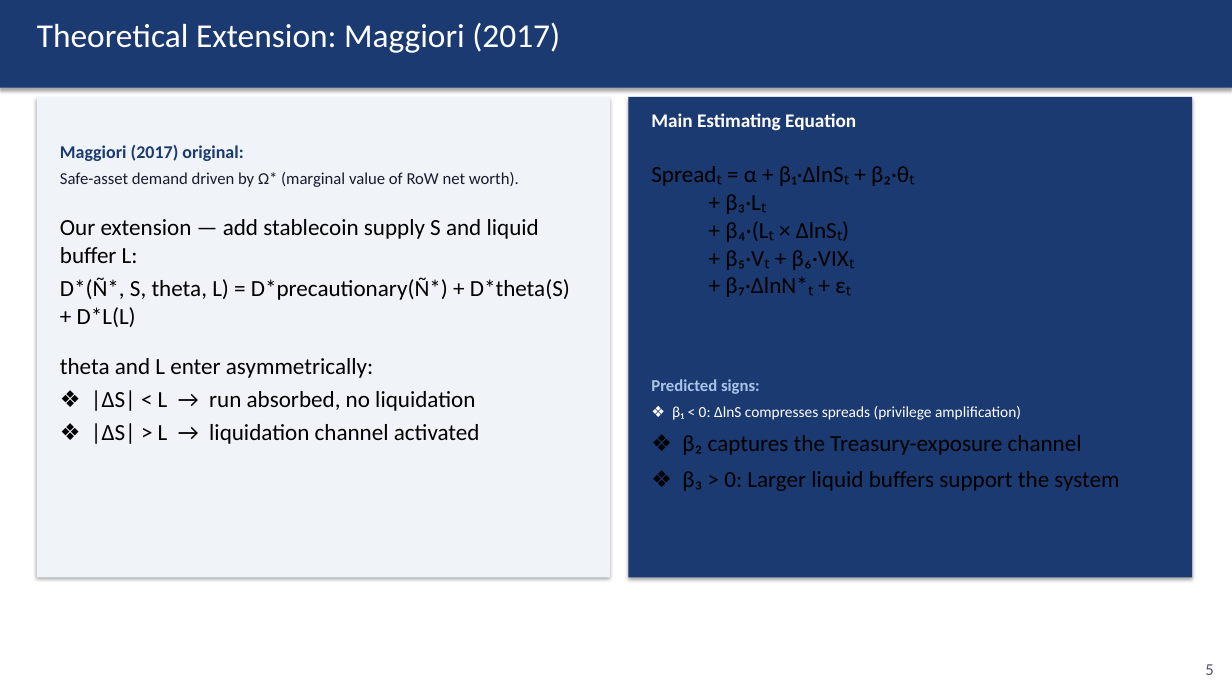
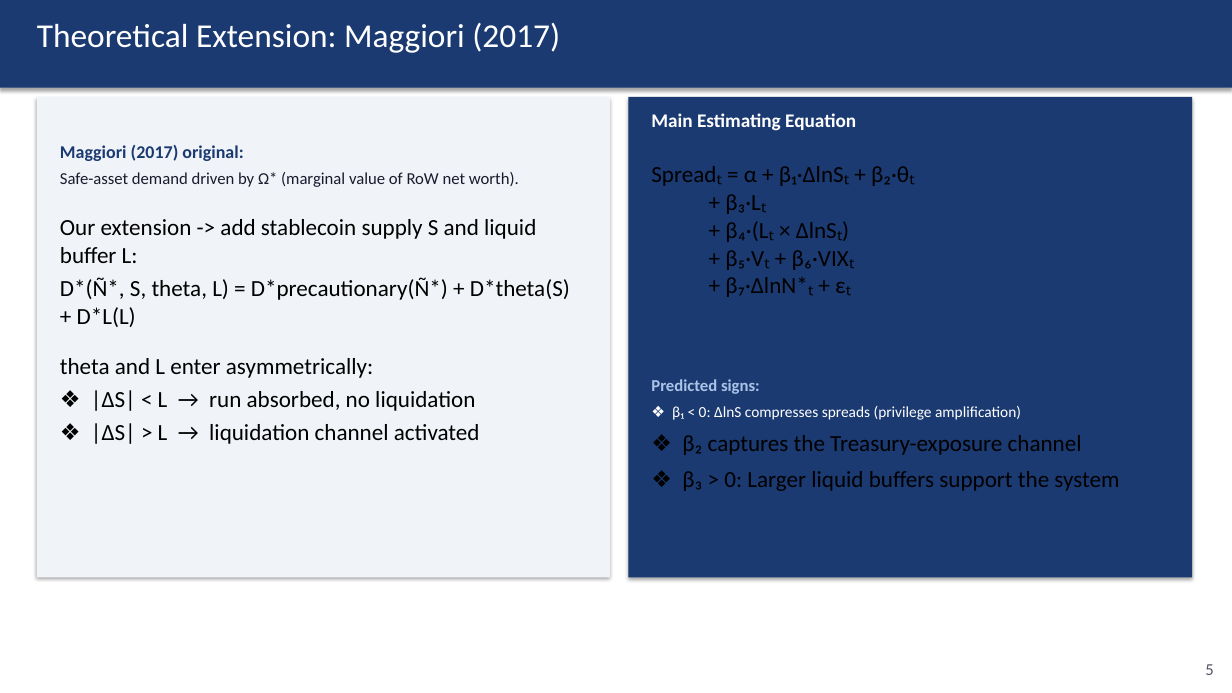
Before and after one commit to kimmireu0921/Stablecoins-and-the-Exorbitant-Privilege, a slide deck: slide 5 of 0512_Stablecoins_Presentation.pptx. Drawn at 1232x693 pixels with LibreOffice and Linux fonts; fonts in the diff are those of the drawing. Boxes give left, top, right and bottom in pixels: in the first picture for what was removed or moved away, otherwise in the second. Text is boxed around its words. In the diff, an @@ line names an element or a change of style, - is before the commit and + after.

```diff
--- a/0512_Stablecoins_Presentation.pptx
+++ b/0512_Stablecoins_Presentation.pptx
@@ text at [60,219,536,263]: text changed @@
-Our extension — add stablecoin supply S and liquid buffer L:
+Our extension -> add stablecoin supply S and liquid buffer L:
```
Also in this commit, not shown: 3 other slides changed.
